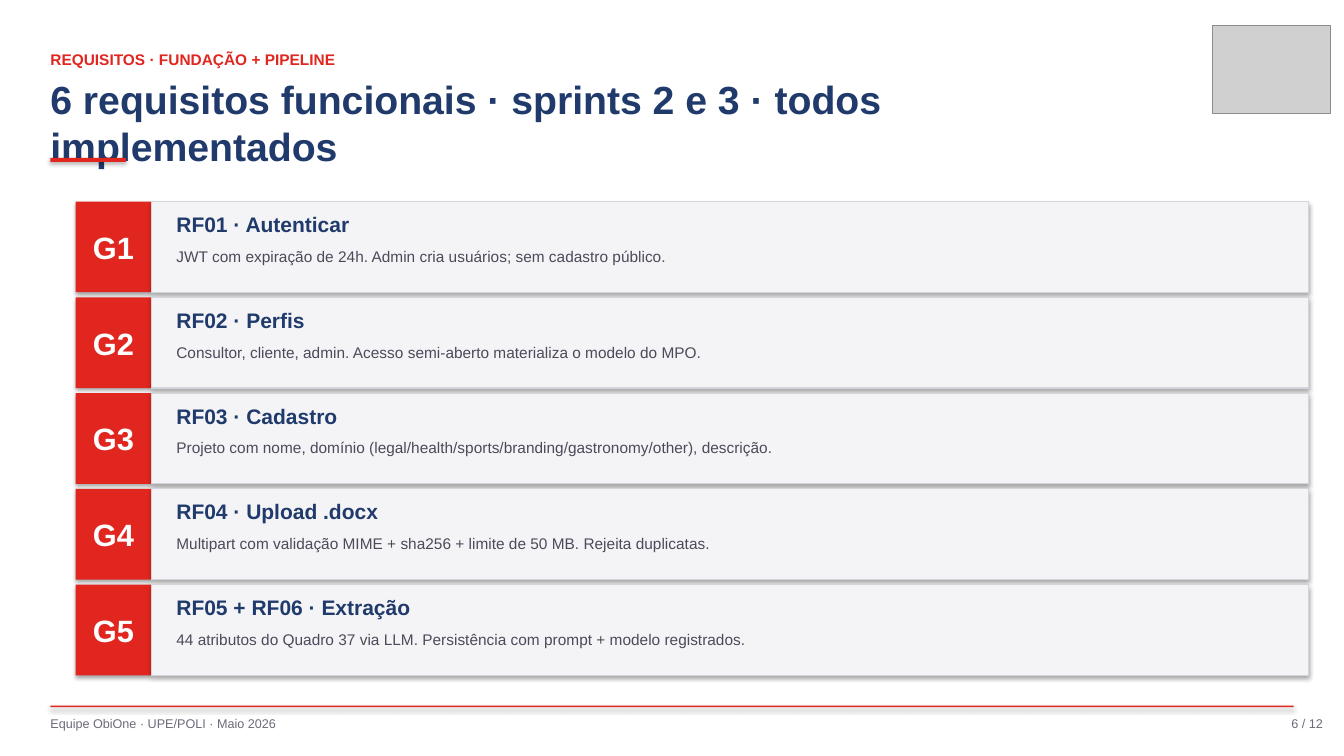
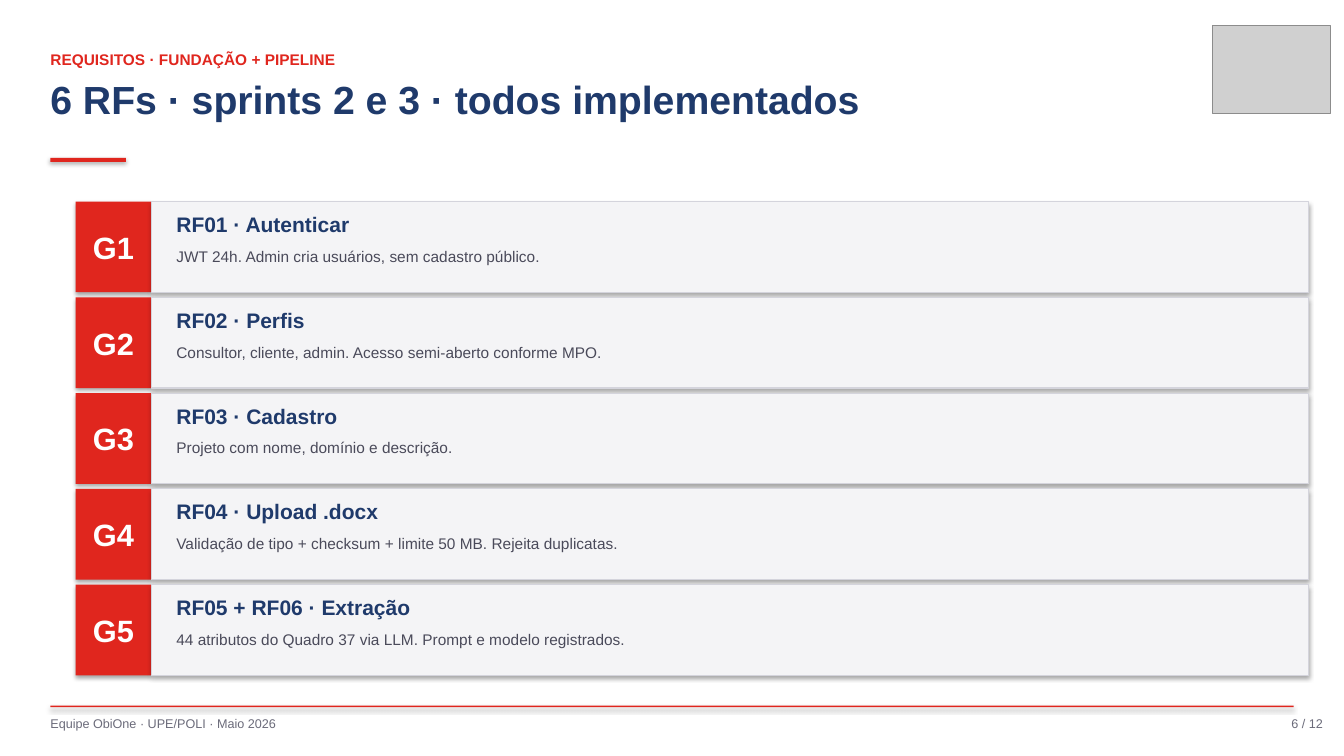
Before and after one commit to raniel90/obione, a slide deck: slide 6 of atividades/apresentacoes/sr1_2026-05-22.pptx. Drawn at 1344x756 pixels with LibreOffice and Linux fonts; fonts in the diff are those of the drawing; grey boxes stand for pictures. Boxes give left, top, right and bottom in pixels: in the first picture for what was removed or moved away, otherwise in the second. Text is boxed around its words. In the diff, an @@ line names an element or a change of style, - is before the commit and + after.

```diff
--- a/atividades/apresentacoes/sr1_2026-05-22.pptx
+++ b/atividades/apresentacoes/sr1_2026-05-22.pptx
@@ text at bbox=[50, 85, 859, 122]: text changed @@
-6 requisitos funcionais · sprints 2 e 3 · todos implementados
+6 RFs · sprints 2 e 3 · todos implementados
@@ text at bbox=[176, 250, 539, 265]: text changed @@
-JWT com expiração de 24h. Admin cria usuários; sem cadastro público.
+JWT 24h. Admin cria usuários, sem cadastro público.
@@ text at bbox=[176, 347, 601, 360]: text changed @@
-Consultor, cliente, admin. Acesso semi-aberto materializa o modelo do MPO.
+Consultor, cliente, admin. Acesso semi-aberto conforme MPO.
@@ text at bbox=[176, 441, 452, 457]: text changed @@
-Projeto com nome, domínio (legal/health/sports/branding/gastronomy/other), descrição.
+Projeto com nome, domínio e descrição.
@@ text at bbox=[176, 538, 618, 553]: text changed @@
-Multipart com validação MIME + sha256 + limite de 50 MB. Rejeita duplicatas.
+Validação de tipo + checksum + limite 50 MB. Rejeita duplicatas.
@@ text at bbox=[176, 634, 625, 648]: text changed @@
-44 atributos do Quadro 37 via LLM. Persistência com prompt + modelo registrados.
+44 atributos do Quadro 37 via LLM. Prompt e modelo registrados.
```
Also in this commit, not shown: 9 other slides changed, 2 other files.
